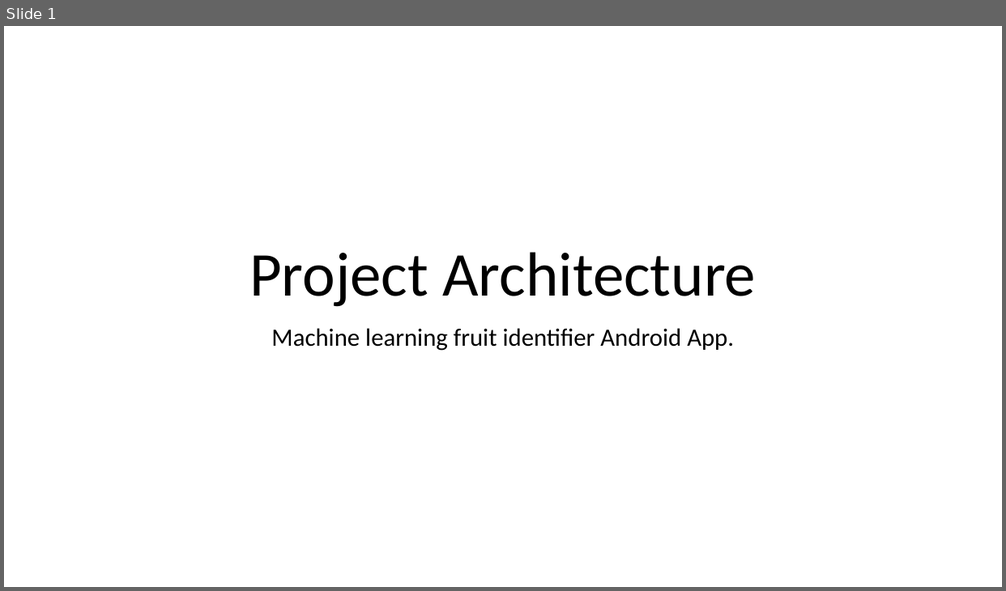
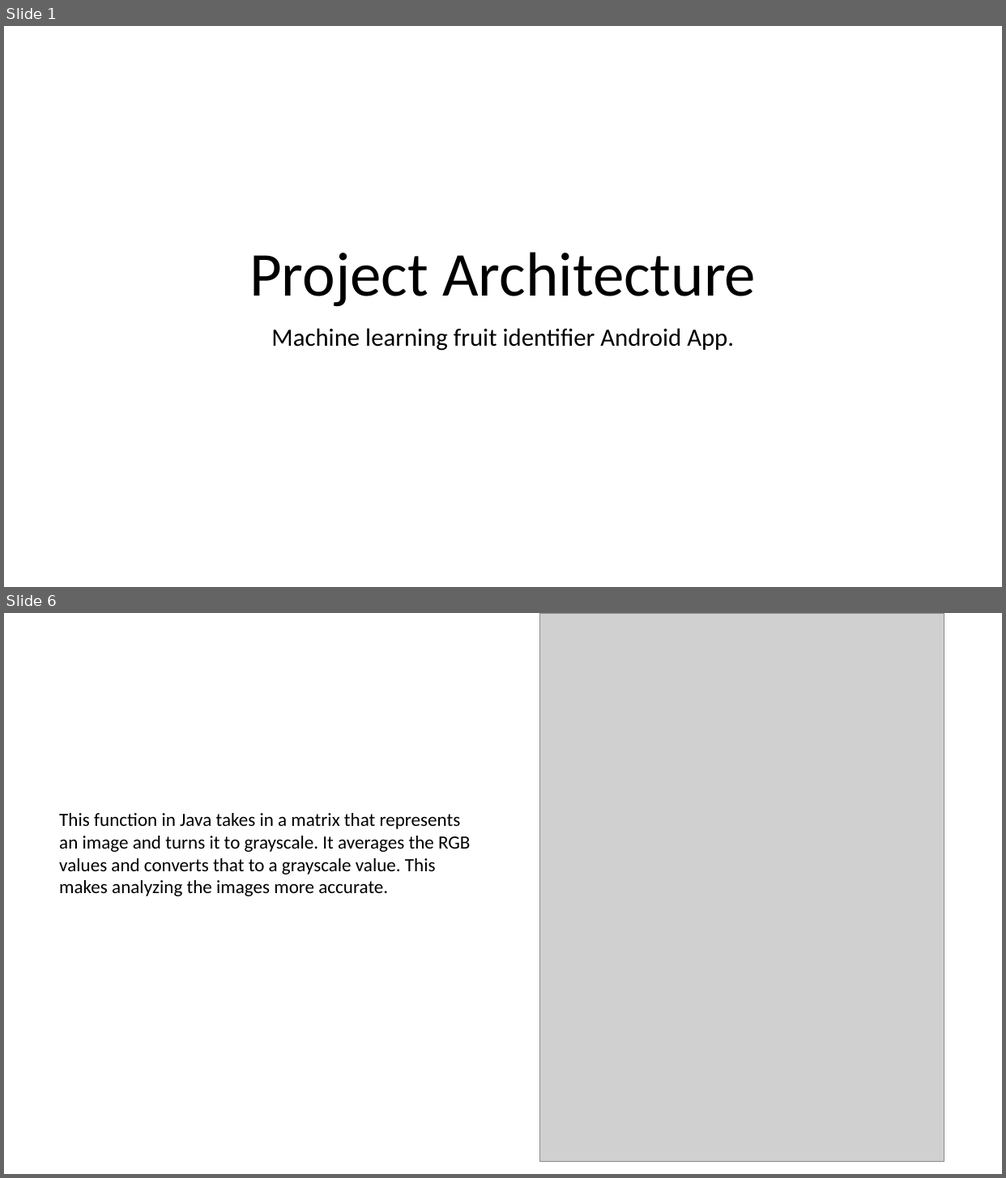
Before and after one commit to skakigi/EC327CameraVision, a slide deck: ProjectArchitecture.pptx. Shown one above the other, each under a label of ours: slide 1 before the commit, slides 1 and 6 after it; the slides between them are not shown. The pictures are 1006x591 and 1006x1178 pixels, drawn with LibreOffice and Linux fonts; fonts in the diff are those of the drawing; grey boxes stand for pictures. Boxes give left, top, right and bottom in pixels: in the first picture for what was removed or moved away, otherwise in the second. Text is boxed around its words. In the diff, an @@ line names an element or a change of style, - is before the commit and + after.

```diff
--- a/ProjectArchitecture.pptx
+++ b/ProjectArchitecture.pptx
@@ slide 6 added at (4, 613, 1002, 1174), background #FFFFFF @@
@@ picture added at (540, 613, 944, 1161) @@
@@ text added at (59, 813, 470, 897), 18 pt, text #000000 @@
+This function in Java takes in a matrix that represents an image and turns it to grayscale. It averages the RGB values and converts that to a grayscale value. This makes analyzing the images more accurate.
```
Also in this commit, not shown: 2 slides changed, 5 other slides added, 2 slides removed.
